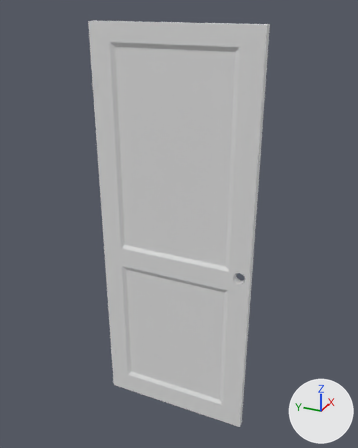
The FBX model 3d_assets/door_with_keyhole.fbx as it was, and as the next commit left it.
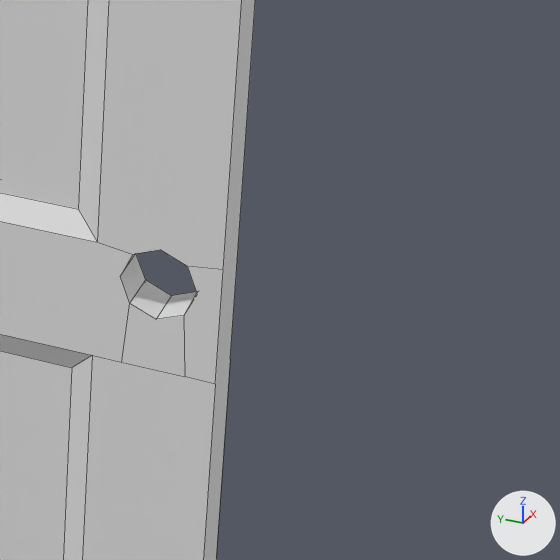
Old and new are each drawn whole from a 50 mm lens placed at (-198.0, -132.0, 214.0), pointed at (7.0, -40.0, 112.0) and again close up on the part from 59% to 86% of the width and 52% to 73% of the height. The axes (+X, +Y, +Z) are drawn at lower right. The lights are the same throughout. The close-ups show mesh edges as thin lines. Where no turn or scale is listed for an object, it has been applied to the vertices.

In view in the first close-up: 'door'.
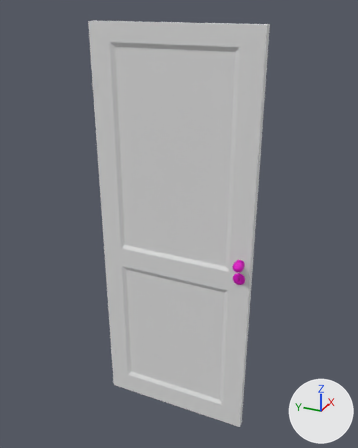
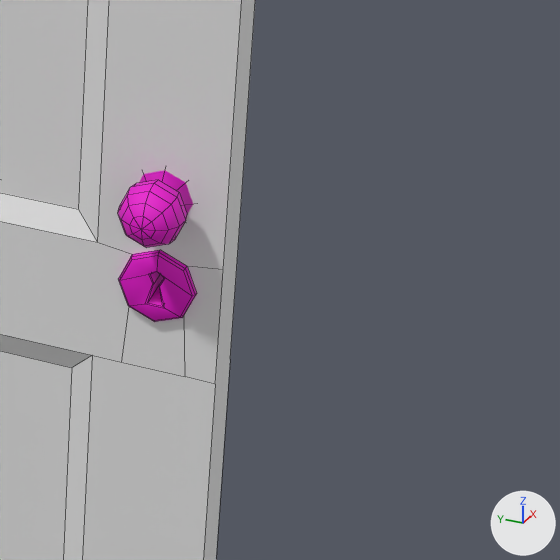
Changed parts and their boxes (x1, y1, x2, y2) in the close-ups (560 x 560 px):
'knob', added (pink): after (118, 170, 197, 322)

Diff of the bpy script that builds the scene:
```diff
--- a/3d_assets/door_with_keyhole.fbx.py
+++ b/3d_assets/door_with_keyhole.fbx.py
@@ mat_material_002 @@
+mat_material_002 = principled_material('Material.002')
+mat_material_002.base_color = (0.8, 0.0, 0.614)  # pink #e700ce
+mat_material_002.roughness = 0.69
@@ me_cube_003 @@
+me_cube_003.from_pydata(...)  # 176 vertices, 183 faces; spans x -5.5..9.5, y -78.0..-71.6, z 89.7..103.4
+me_cube_003.materials.append(mat_material_002)  # pink #e700ce
@@ ob_knob @@
+ob_knob = bpy.data.objects.new('knob', me_cube_003)
+ob_knob.location = (0.0, 0.0, 0.0)
```
